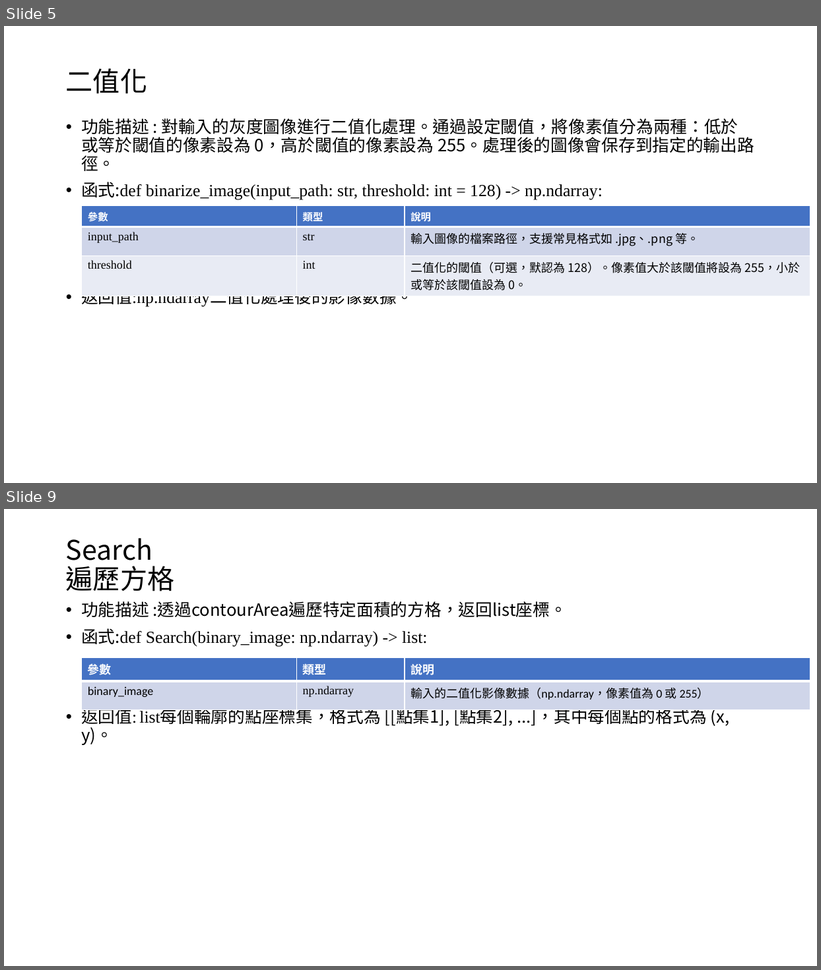
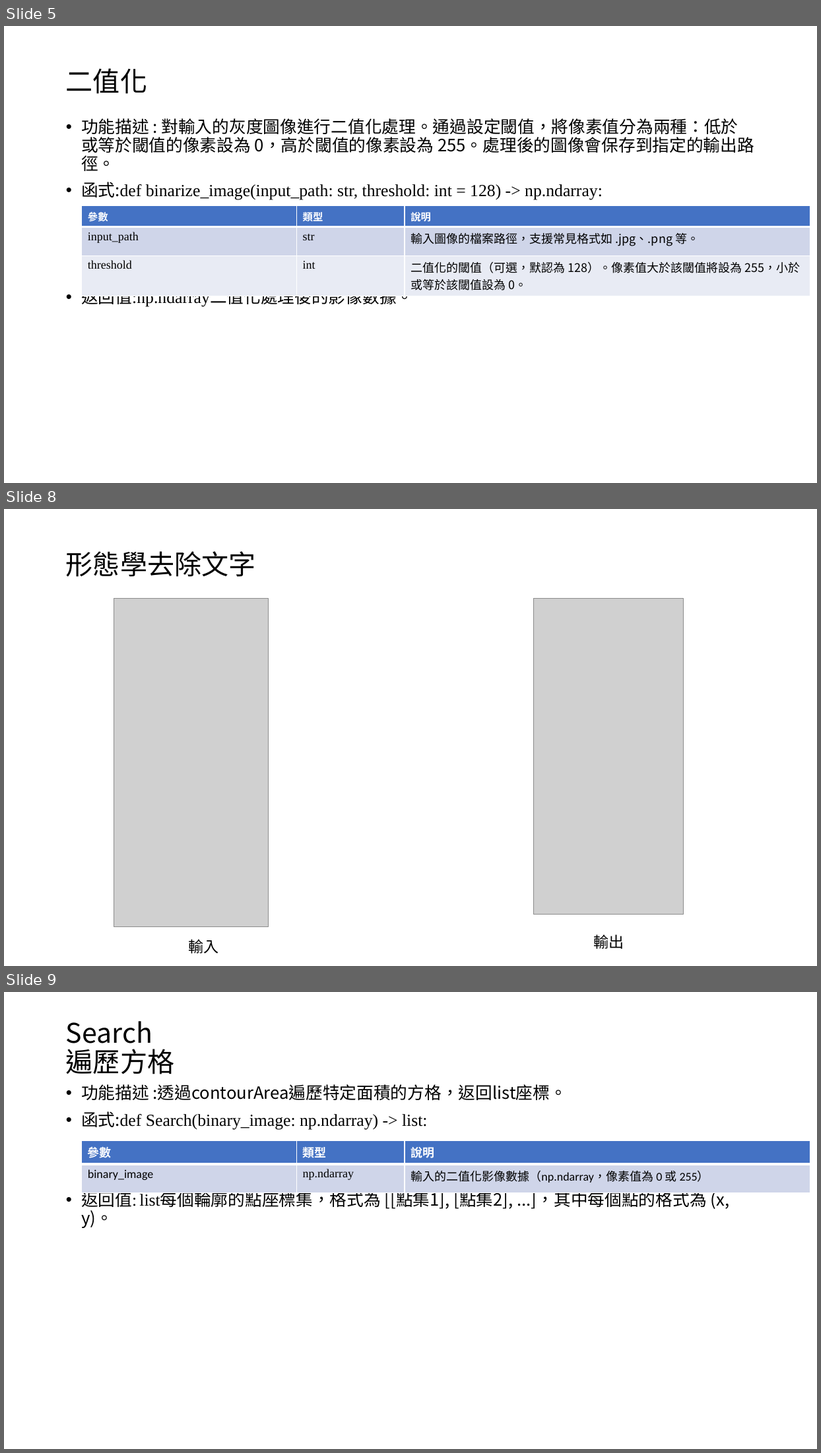
Before and after one commit to austin9328/Embedded_system, a slide deck: final_project/影像辨識 final_project.pptx. Shown one above the other, each under a label of ours: slides 5 and 9 before the commit, slides 5, 8 and 9 after it; the slides between them are not shown. The pictures are 821x970 and 821x1453 pixels, drawn with LibreOffice and Linux fonts; fonts in the diff are those of the drawing; grey boxes stand for pictures. Boxes give left, top, right and bottom in pixels: in the first picture for what was removed or moved away, otherwise in the second. Text is boxed around its words. In the diff, an @@ line names an element or a change of style, - is before the commit and + after.

```diff
--- a/final_project/影像辨識 final_project.pptx
+++ b/final_project/影像辨識 final_project.pptx
@@ slide 8 added at <box>4,509,817,966</box>, background #FFFFFF @@
@@ title added at <box>66,551,256,577</box>, 32 pt, text #000000 @@
+形態學去除文字
@@ picture added at <box>114,599,269,927</box> @@
@@ picture added at <box>534,599,684,915</box> @@
@@ text added at <box>189,939,219,954</box>, 18 pt, text #000000 @@
+輸入
@@ text added at <box>594,935,624,949</box>, 18 pt, text #000000 @@
+輸出
```
Also in this commit, not shown: 4 slides changed, 5 other slides added, 3 slides removed, 29 other files.
